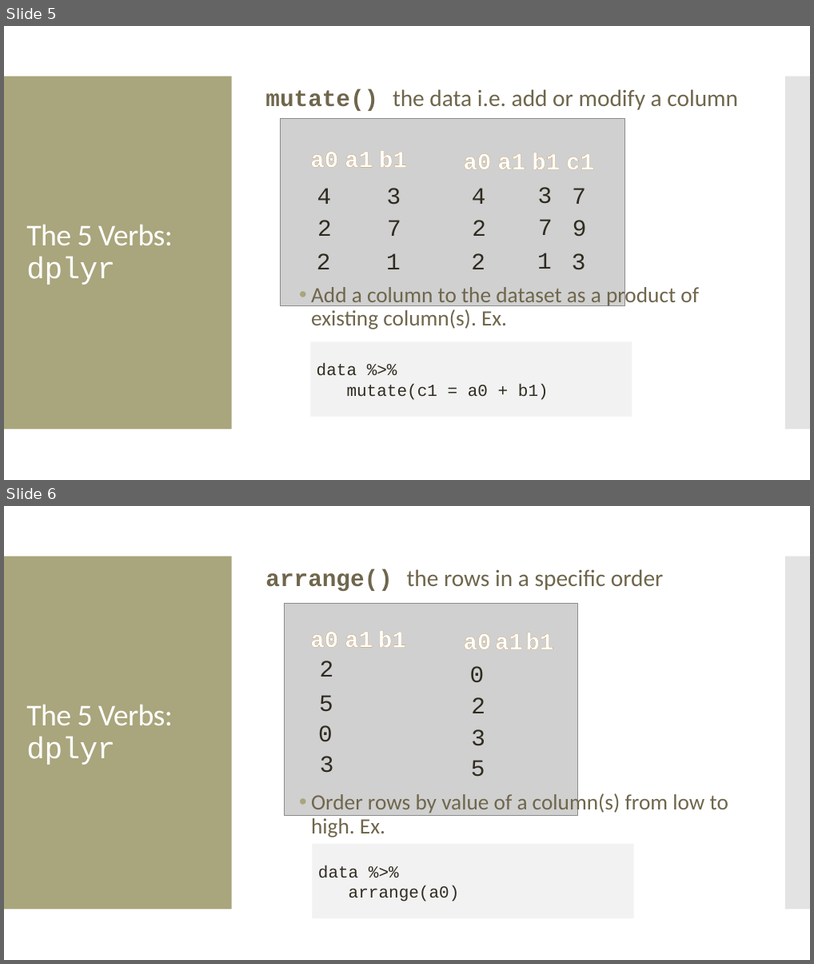
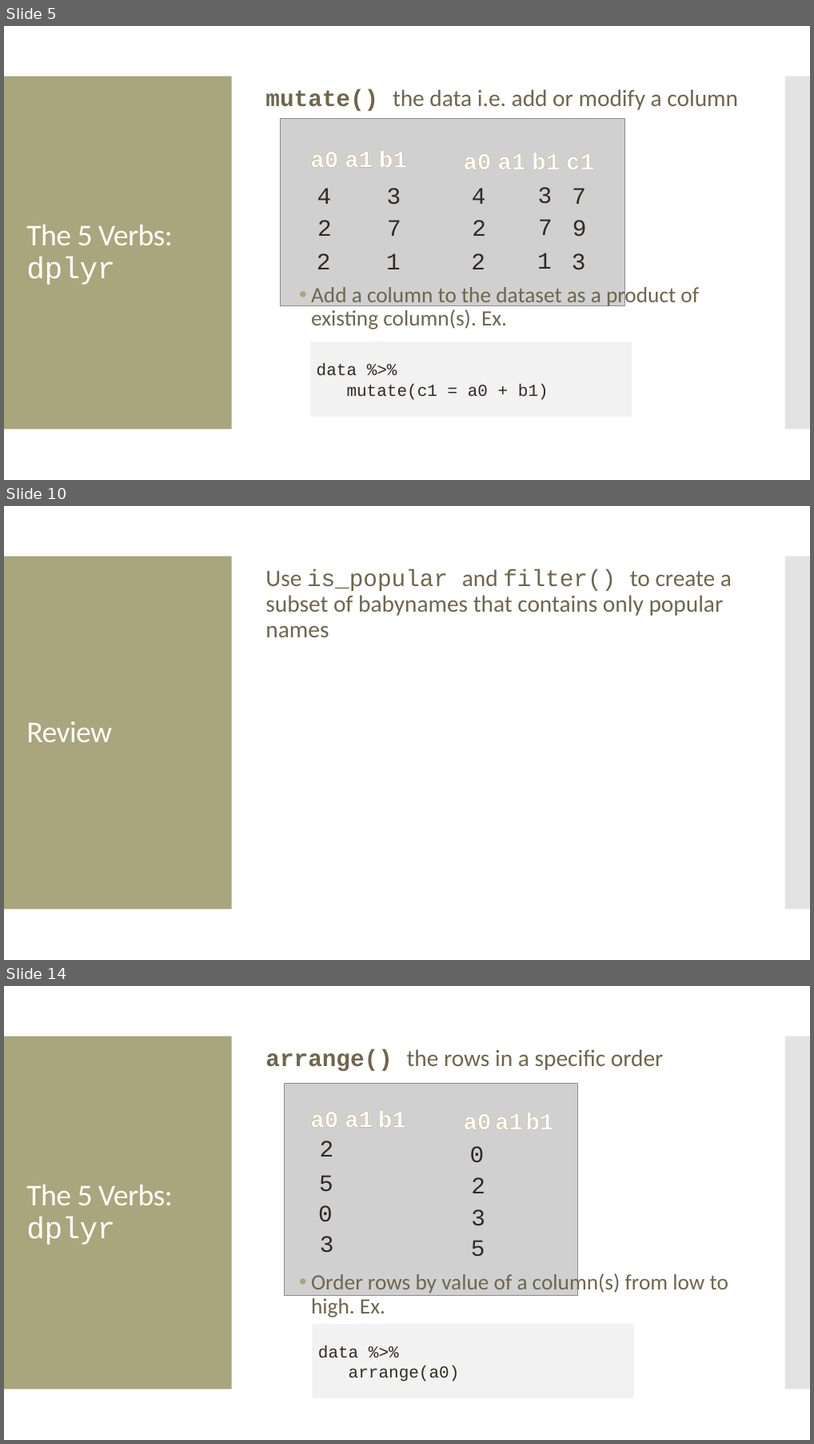
Before and after one commit to amosca01/Intro-DS-F23, a slide deck: slides/10-data-wrangling-mutate-arr-sum.pptx. Shown one above the other, each under a label of ours: slides 5 and 6 before the commit, slides 5, 10 and 14 after it; the slides between them are not shown. The pictures are 814x964 and 814x1444 pixels, drawn with LibreOffice and Linux fonts; fonts in the diff are those of the drawing; grey boxes stand for pictures. Boxes give left, top, right and bottom in pixels: in the first picture for what was removed or moved away, otherwise in the second. Text is boxed around its words. In the diff, an @@ line names an element or a change of style, - is before the commit and + after.

```diff
--- a/slides/10-data-wrangling-mutate-arr-sum.pptx
+++ b/slides/10-data-wrangling-mutate-arr-sum.pptx
@@ slide 10 added at bbox=[4, 506, 810, 960], background #FFFFFF; not listed: 2 template elements that a slide beside it also shows @@
@@ text added at bbox=[266, 569, 732, 637], 28 pt, text #6F664C @@
+Use is_popular and filter() to create a subset of babynames that contains only popular names
@@ title added at bbox=[26, 721, 112, 742], 36 pt, text #FFFFFF @@
+Review
@@ what was slide 6 is now slide 14 @@
```
Also in this commit, not shown: 1 slide changed, 13 other slides added, 2 other files.
